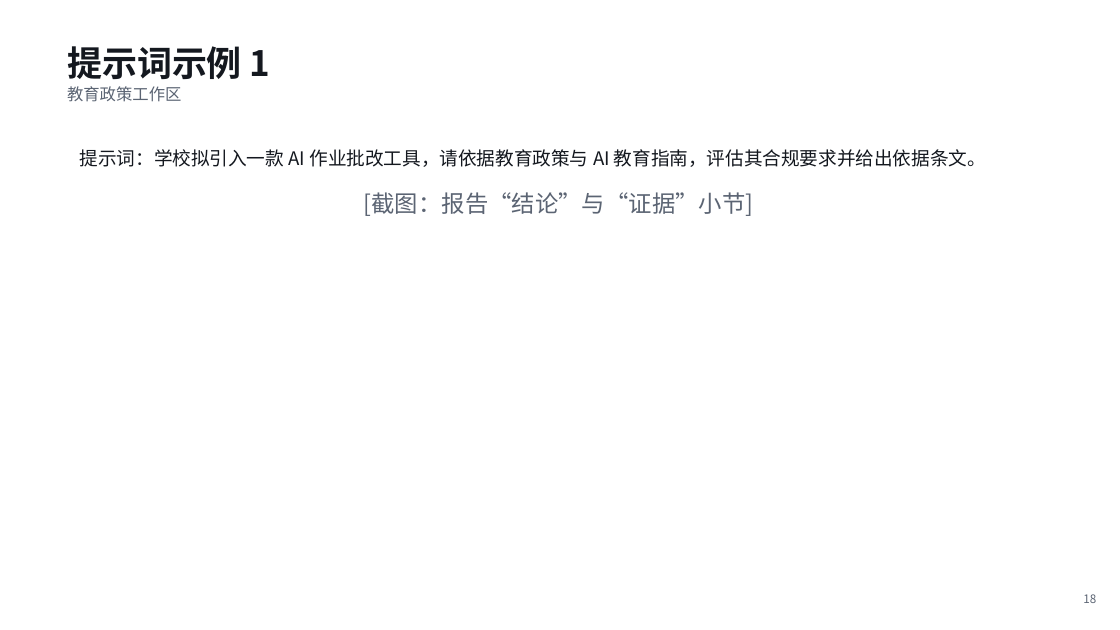
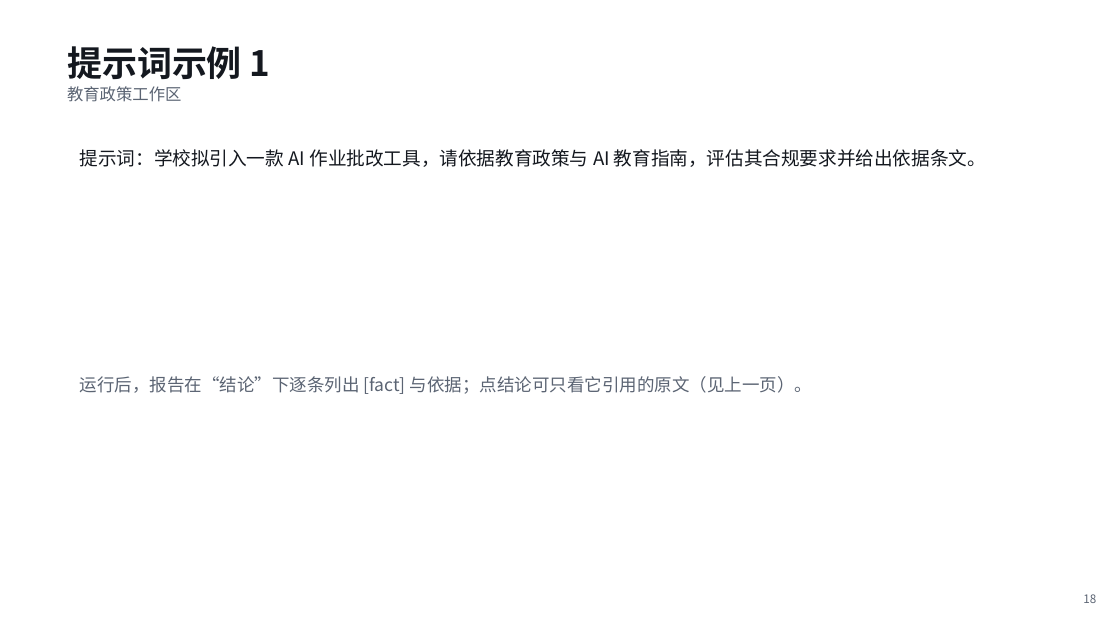
Before and after one commit to zyyqp-bot/jiuwenswarm-agent, a slide deck: slide 18 of docs/submission/【教育-重庆邮电大学-赵乙亦-证据工作台】.pptx. Drawn at 1120x630 pixels with LibreOffice and Linux fonts; fonts in the diff are those of the drawing. Boxes give left, top, right and bottom in pixels: in the first picture for what was removed or moved away, otherwise in the second. Text is boxed around its words. In the diff, an @@ line names an element or a change of style, - is before the commit and + after.

```diff
--- a/docs/submission/【教育-重庆邮电大学-赵乙亦-证据工作台】.pptx
+++ b/docs/submission/【教育-重庆邮电大学-赵乙亦-证据工作台】.pptx
@@ text at (x1=80, y1=376, x2=812, y2=394): text changed; size 20 to 15 pt @@
-[截图：报告“结论”与“证据”小节]
+运行后，报告在“结论”下逐条列出 [fact] 与依据；点结论可只看它引用的原文（见上一页）。
```
Also in this commit, not shown: 3 other slides changed, 6 other files.
